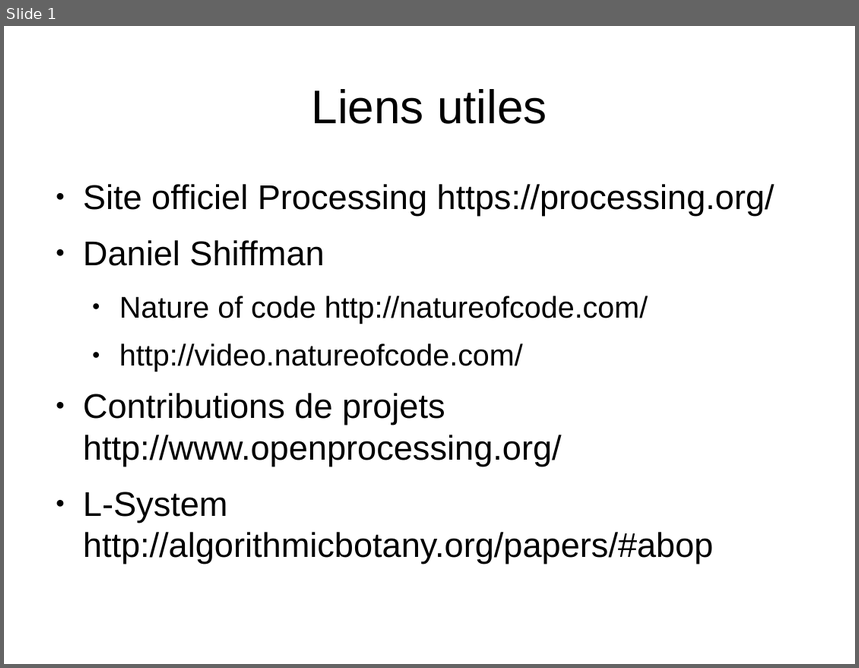
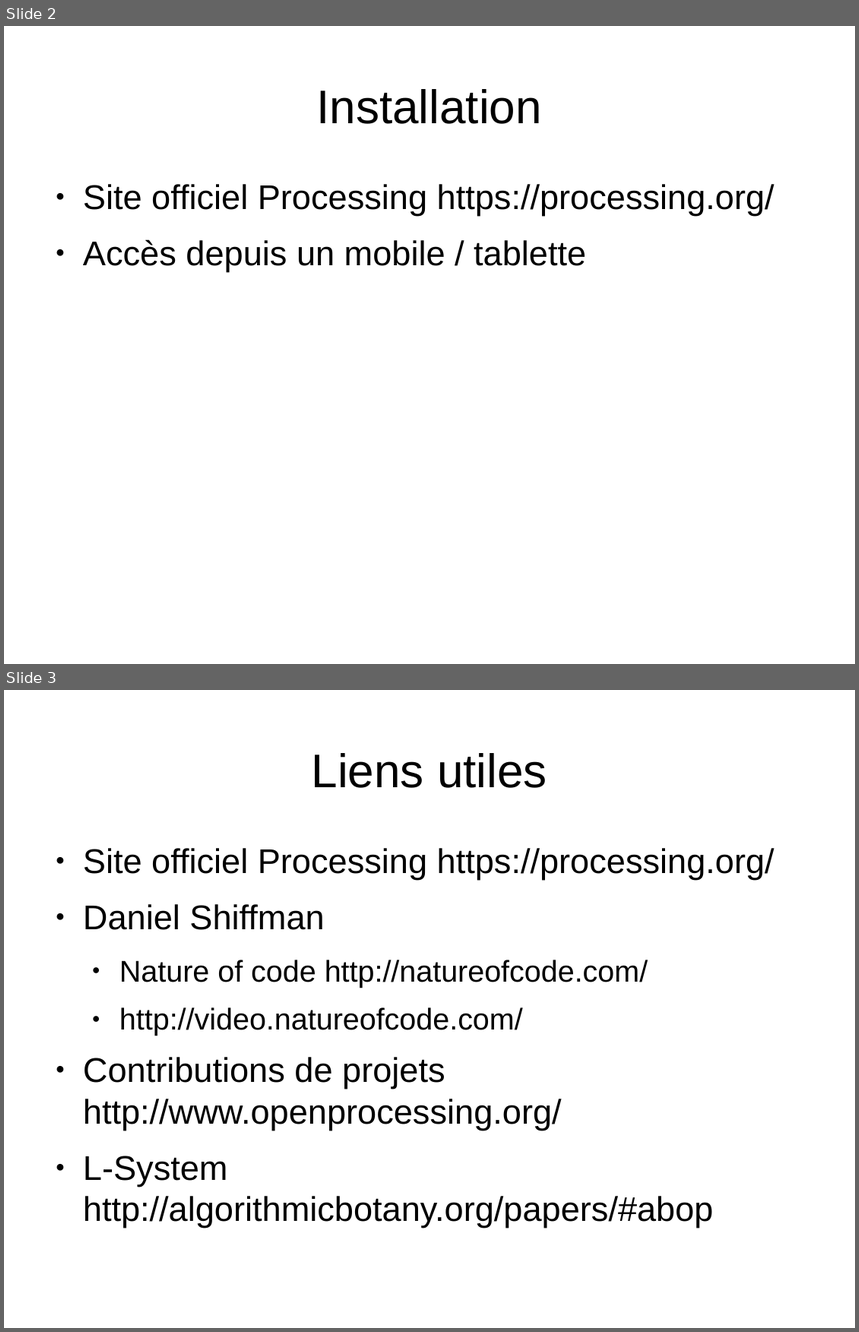
Before and after one commit to EmmanuelVdV/Formation, a slide deck: Processing/Formation Processing.odp. Shown one above the other, each under a label of ours: slide 1 before the commit, slides 2 and 3 after it. The pictures are 859x668 and 859x1332 pixels, drawn with LibreOffice and Linux fonts; fonts in the diff are those of the drawing. Boxes give left, top, right and bottom in pixels: in the first picture for what was removed or moved away, otherwise in the second. Text is boxed around its words. In the diff, an @@ line names an element or a change of style, - is before the commit and + after.

```diff
--- a/Processing/Formation Processing.odp
+++ b/Processing/Formation Processing.odp
@@ slide 2 added at [4,26,855,664], background #FFFFFF @@
@@ title added at [316,89,542,124], 44 pt, text #000000 @@
+Installation
@@ text added at [83,184,775,272], 32 pt, text #000000 @@
+● Site officiel Processing https://processing.org/
+● Accès depuis un mobile / tablette
@@ what was slide 1 is now slide 3 @@
```
Also in this commit, not shown: 1 slide changed, 1 other slide added.
